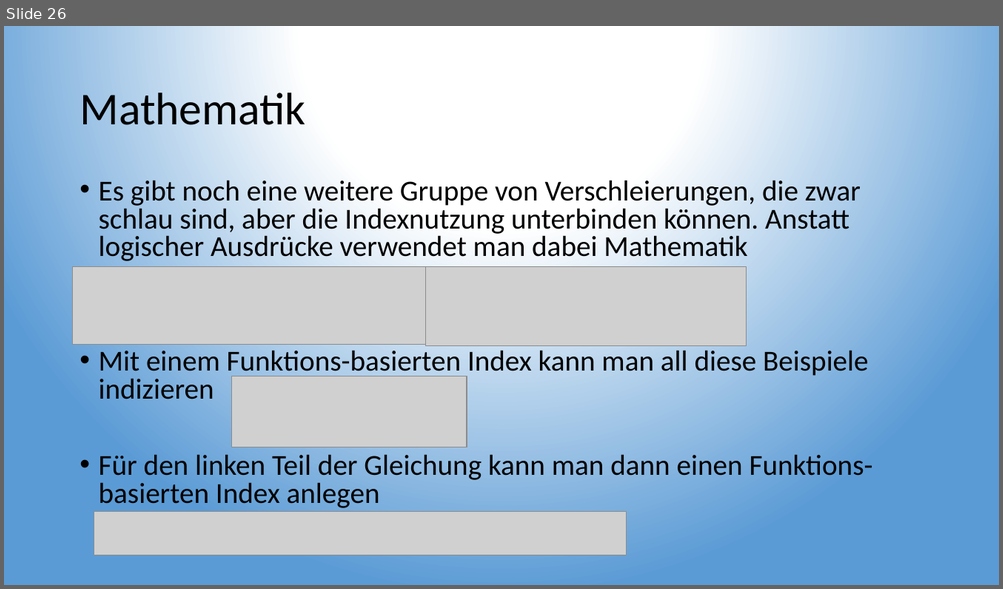
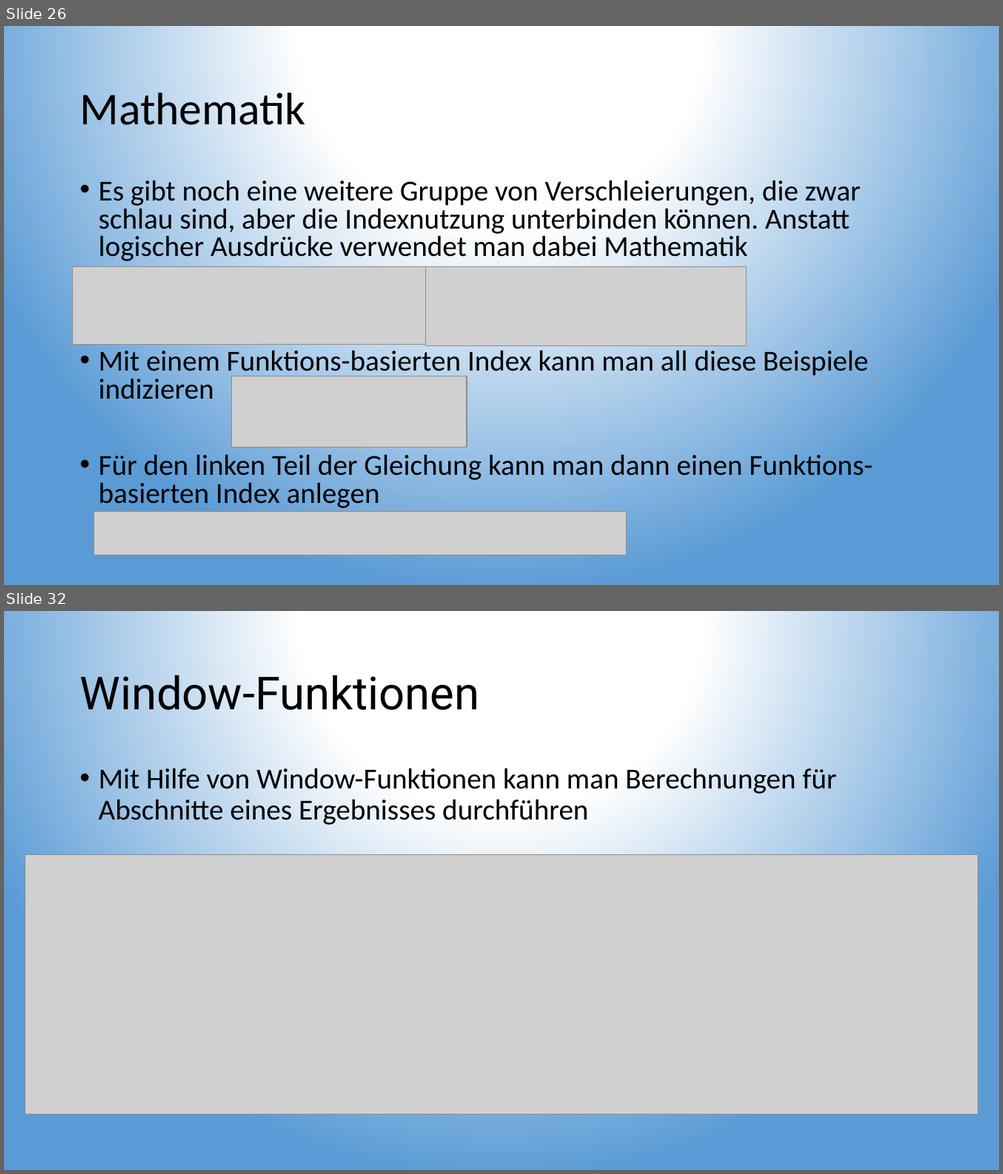
Before and after one commit to TobiaszMylak/DBI-Pr-sentation, a slide deck: DBI Präsentation Gruppe 2 - Ganzes Thema.pptx. Shown one above the other, each under a label of ours: slide 26 before the commit, slides 26 and 32 after it; the slides between them are not shown. The pictures are 1003x589 and 1003x1174 pixels, drawn with LibreOffice and Linux fonts; fonts in the diff are those of the drawing; grey boxes stand for pictures. Boxes give left, top, right and bottom in pixels: in the first picture for what was removed or moved away, otherwise in the second. Text is boxed around its words. In the diff, an @@ line names an element or a change of style, - is before the commit and + after.

```diff
--- a/DBI Präsentation Gruppe 2 - Ganzes Thema.pptx
+++ b/DBI Präsentation Gruppe 2 - Ganzes Thema.pptx
@@ slide 32 added at [4,611,999,1170], background gradient #FFFFFF to #5B9BD5 @@
@@ title added at [79,668,479,721], 44 pt, text #000000 @@
+Window-Funktionen
@@ text added at [99,768,836,825], 28 pt, text #000000 @@
+• Mit Hilfe von Window-Funktionen kann man Berechnungen für Abschnitte eines Ergebnisses durchführen
@@ picture added at [25,855,978,1115] @@
```
Also in this commit, not shown: 6 other slides added.
